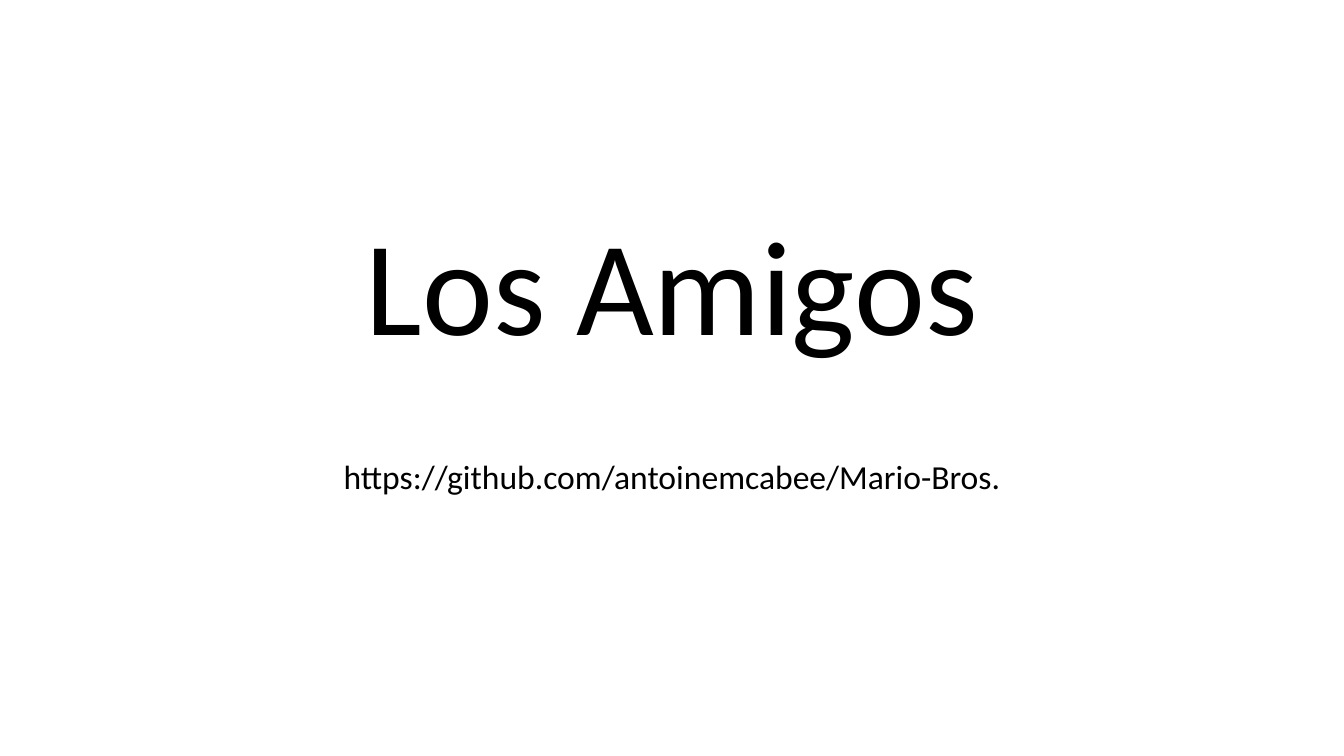
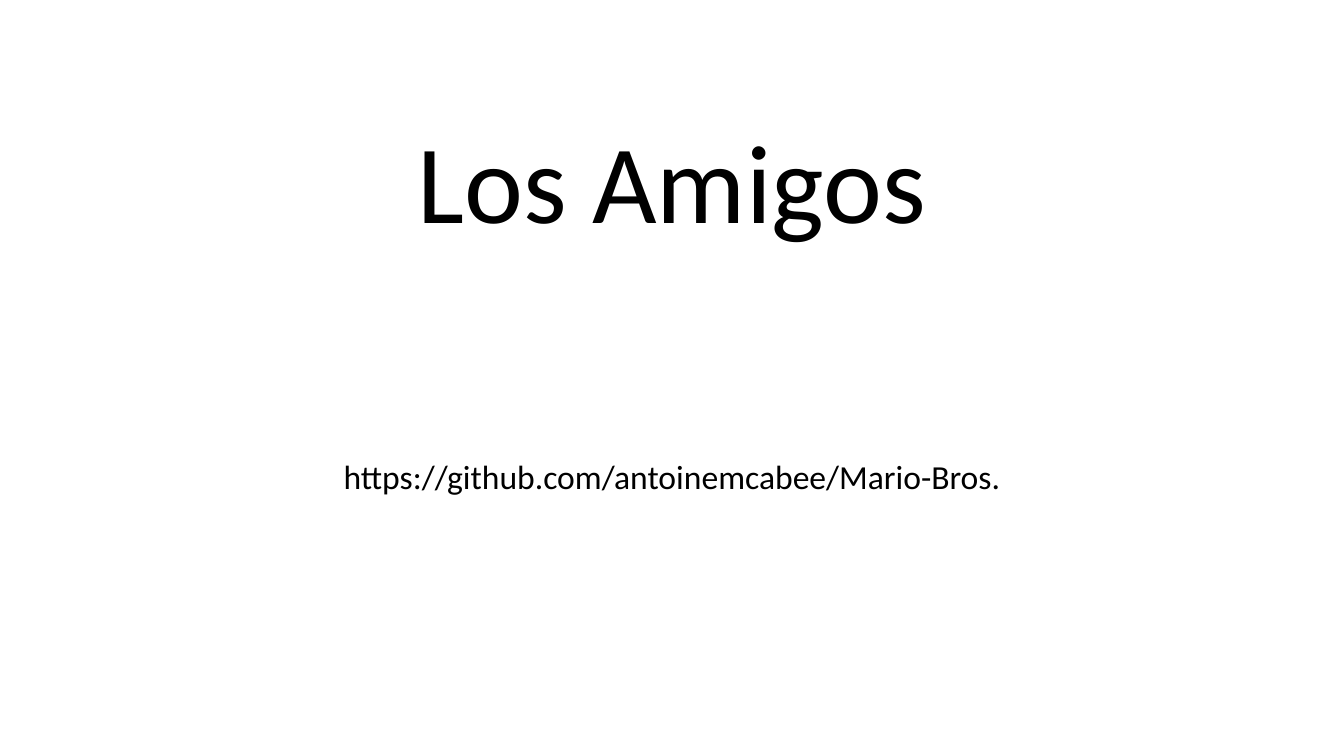
Before and after one commit to antoinemcabee/Mario-Bros., a slide deck: slide 1 of progressreport (3).pptx. Drawn at 1344x756 pixels with LibreOffice and Linux fonts; fonts in the diff are those of the drawing. Boxes give left, top, right and bottom in pixels: in the first picture for what was removed or moved away, otherwise in the second. Text is boxed around its words. In the diff, an @@ line names an element or a change of style, - is before the commit and + after.

```diff
--- a/progressreport (3).pptx
+++ b/progressreport (3).pptx
@@ title "Los Amigos" at box(418, 146, 925, 243): size 96 to 79.7 pt @@
```
Also in this commit, not shown: 1 slide added, 1 slide removed.
